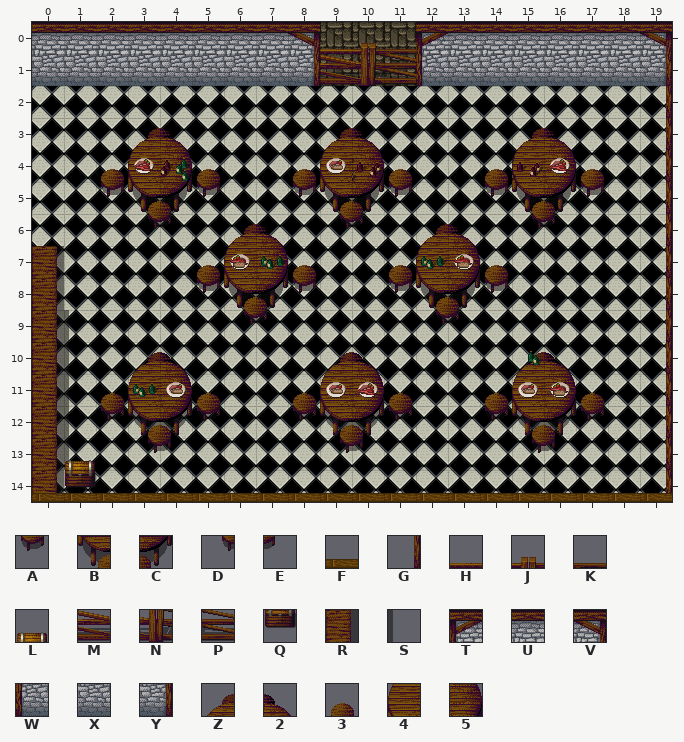
Level history. Tiled map: CastleEscape/Content/maps/Kitchen3.tmx. Above: the version before the commit.
Cells are 32x32 px. Shown: x 0..19, y 0..14.
Key: from "tileset": A 20, B 21, C 22, D 93, E 94, F 116, G 397, H 538, J 539, K 540, L 590, M 610, N 611, P 612, Q 662, R 827, S 828, T 1376, U 1377, V 1378, W 1520, X 1521, Y 1522, Z 2173, 2 2174, 3 2244, 4 2245, 5 2246.
_ is an empty cell, # one hidden under a higher layer.
Layers that did not change in this view are not listed.
Layer "base #2" before, first column x 0:
 0 ___________________#
 1 ___________________#
 2 ___________________G
 3 ___________________G
 4 __3453__3453__3453_G
 5 __ABCA__ABCA__ABCA_G
 6 ___DE____DE____DE__G
 7 R____3453__3453____G
 8 R____ABCA__ABCA____G
 9 RS____DE____DE_____G
10 RS_________________G
11 RS3453__3453__3453_G
12 RSABCA__ABCA__ABCA_G
13 RS_DE____DE____DE__G
14 RQ_________________G
Layer "top" before, first column x 0:
 0 UUUUUUUUVHJKTUUUUUUV
 1 XXXXXXXXYMNPWXXXXXXY
 2 ____________________
 3 ___Z2____Z2____Z2___
 4 ____________________
 5 ____________________
 6 ______Z2____Z2______
 7 ____________________
 8 ____________________
 9 ____________________
10 ___Z2____Z2____Z2___
11 ____________________
12 ____________________
13 _L__________________
14 FFFFFFFFFFFFFFFFFFFF
After the commit:
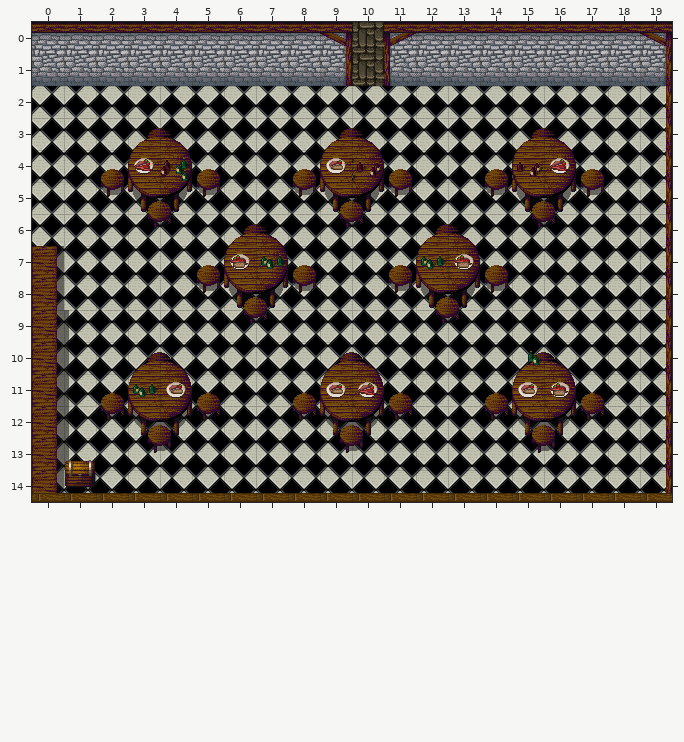
The edit:
Layer "base #2":
y 1: x 8..9 __ -> XY; x 11..12 __ -> WX
Layer "top":
y 0: x 8..12 VHJKT -> UV_TU
y 1: x 8..12 YMNPW -> _____
Changed places in both pictures, as pixel boxes (x1, y1, x2, y2):
changed: (288, 22, 448, 86)
